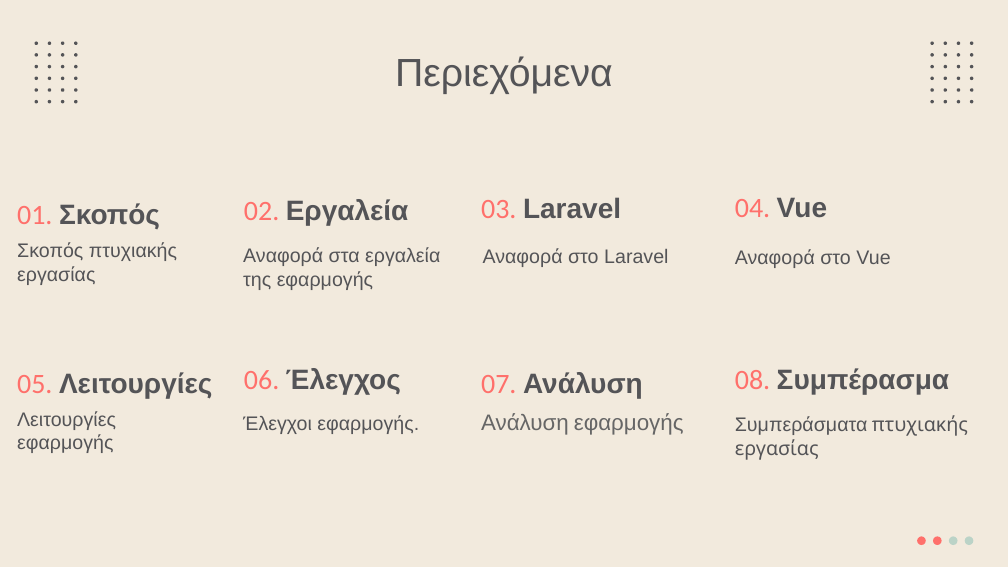
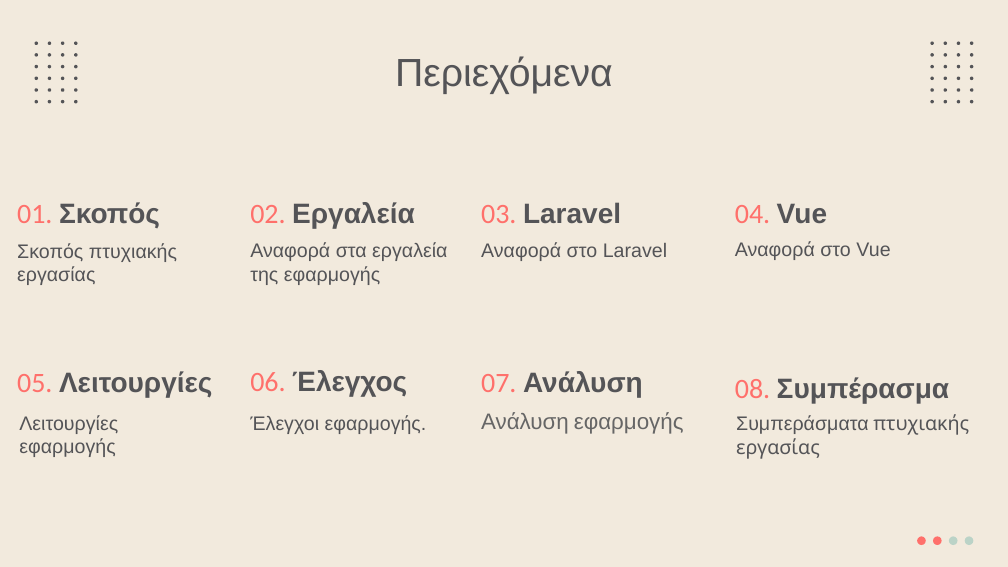
Before and after one commit to Button99/Rental-Accommodation, a slide deck: slide 2 of Thesis PowerPoint.pptx. Drawn at 1008x567 pixels with LibreOffice and Linux fonts; fonts in the diff are those of the drawing. Boxes give left, top, right and bottom in pixels: in the first picture for what was removed or moved away, otherwise in the second. Text is boxed around its words. In the diff, an @@ line names an element or a change of style, - is before the commit and + after.

Commit message:
Position alignments

```diff
--- a/Thesis PowerPoint.pptx
+++ b/Thesis PowerPoint.pptx
@@ text "Αναφορά στα εργαλεία": place and size @@
-text "Αναφορά στα εργαλεία" at bbox=[243, 247, 440, 290]
+text "Αναφορά στα εργαλεία" at bbox=[250, 242, 447, 285]
@@ vertical alignment top to middle in 4 elements at bbox=[17, 243, 177, 285], bbox=[250, 242, 447, 285], bbox=[481, 242, 667, 261], bbox=[735, 241, 890, 260] @@
@@ subtitle "Αναφορά στο Vue": place and size @@
-subtitle "Αναφορά στο Vue" at bbox=[735, 249, 890, 268]
+subtitle "Αναφορά στο Vue" at bbox=[735, 241, 890, 260]
@@ 3 texts: place and size @@
-3 texts at bbox=[243, 199, 419, 434]
+3 texts at bbox=[250, 202, 427, 434]
@@ title "08. Συμπέρασμα": place and size @@
-title "08. Συμπέρασμα" at bbox=[735, 368, 949, 394]
+title "08. Συμπέρασμα" at bbox=[735, 377, 949, 403]
@@ 2 titles, 1 subtitle: place and size @@
-2 titles, 1 subtitle at bbox=[17, 197, 827, 453]
+2 titles, 1 subtitle at bbox=[19, 202, 827, 457]
```
